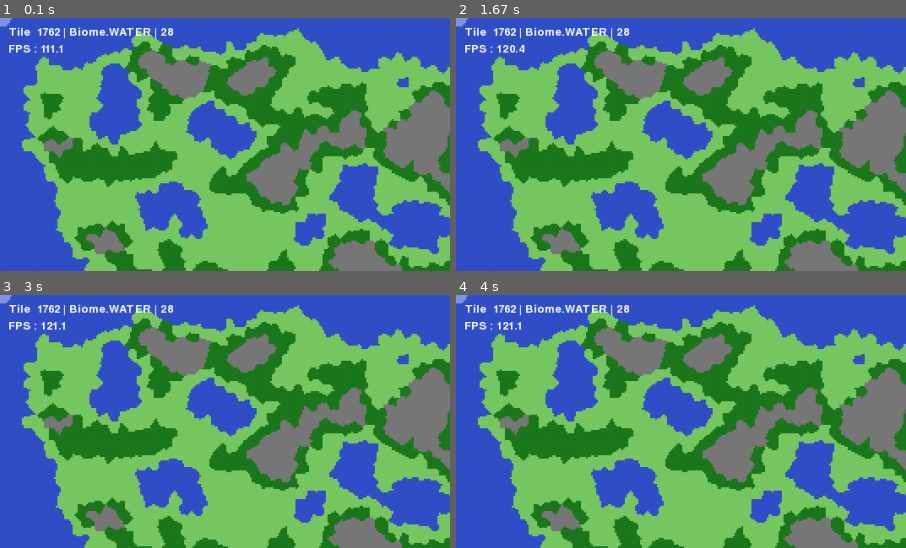
Above: before the commit, frames 1-4 (two rows, left to right).
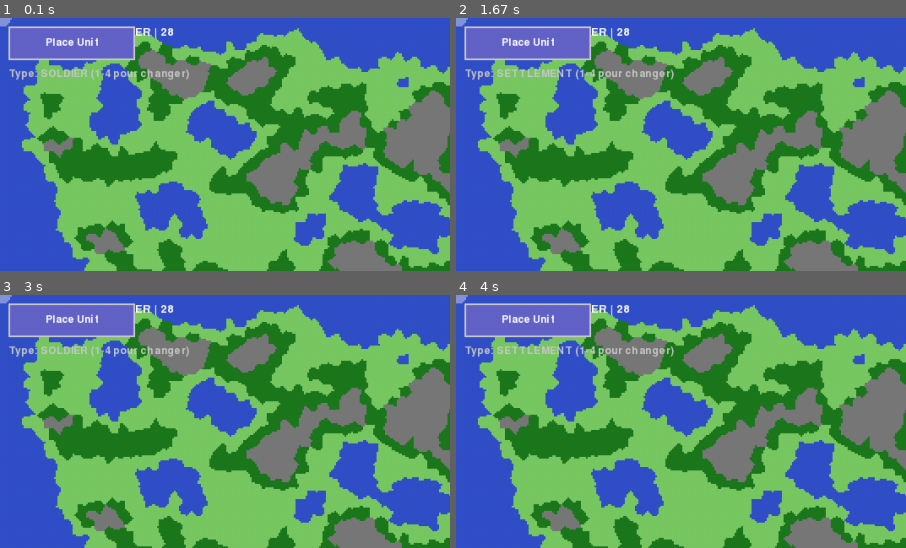
Above: after the commit, the same moments.

Repository: capdevillex/proj_info
Game: pygame game, started from run_project.py
The game is run twice, just before and just after one commit, with the same random seed, the same clock (stepped at 60 frames per second) and the same inputs.
Inputs:
- Up to frame 1 (0.1 s): no input
- Up to frame 2 (1.67 s): hold D 0.33-0.8 s; tap 1 at 0.83 s; tap 2 at 1.17 s; tap 4 at 1.5 s
- Up to frame 3 (3 s): tap 1 at 1.83 s; tap 3 at 2.17 s; hold 1 2.5-2.97 s; hold D 2.5-2.97 s
- Up to frame 4 (4 s): hold 2 3-3.47 s; hold D 3-3.47 s; tap 3 at 3.5 s; tap 4 at 3.83 s
The pictures show only the part of the screen within x 0-50%, y 0-50%; the shares and areas given below are measured in that part.

The runs differ from the first frame. In frame 1, 4.4% of the frame differs, in the area x 1-42%, y 3-25%; in frame 2, 4.6%; in frame 3, 4.4%; in frame 4, 4.6%, in the area x 1-49%, y 3-25%.

Commit message:
ajout d'unité possible

Diff:
--- a/ui/main_v2.py
+++ b/ui/main_v2.py
@@ -3,6 +3,7 @@
 
 from world.map import Map
 from world.biome import Biome
+from world.unit import Unit, UnitType  # NOUVEAU : imports pour les unités
 from ui.camera import Camera, world_to_screen, screen_to_world
 from ui.renderer import RenderPipeline
 
@@ -26,8 +27,18 @@
     Biome.MOUNTAIN: (120, 120, 120),
 }
 
+# NOUVEAU : Configuration du bouton
+BUTTON_WIDTH = 150
+BUTTON_HEIGHT = 40
+BUTTON_X = 10
+BUTTON_Y = 10
+BUTTON_COLOR = (100, 100, 200)
+BUTTON_HOVER_COLOR = (150, 150, 255)
+BUTTON_ACTIVE_COLOR = (255, 100, 100)
+
 pygame.init()
 font = pygame.font.SysFont(None, 20)
+button_font = pygame.font.SysFont(None, 18)  # NOUVEAU : police pour le bouton
 
 
 # -------------------------
@@ -69,6 +80,54 @@
     return None
 
 
+# NOUVEAU : Classe pour le bouton de placement d'unités
+class UnitPlacementButton:
+    """
+    Bouton UI pour activer/désactiver le mode placement d'unités.
+
+    Le bouton affiche :
+    - "Place Unit" en bleu normal quand le mode est désactivé
+    - "Place Unit (ON)" en rouge quand le mode est activé
+    """
+
+    def __init__(self, x, y, width, height):
+        self.rect = pygame.Rect(x, y, width, height)
+        self.is_active = False
+        self.is_hovered = False
+
+    def update(self, mouse_pos):
+        """Met à jour l'état du bouton (survol)"""
+        self.is_hovered = self.rect.collidepoint(mouse_pos)
+
+    def is_clicked(self, mouse_pos):
+        """Retourne True si le bouton est cliqué"""
+        return self.rect.collidepoint(mouse_pos)
+
+    def toggle(self):
+        """Active/désactive le mode placement"""
+        self.is_active = not self.is_active
+
+    def draw(self, screen):
+        """Dessine le bouton à l'écran"""
+        # Couleur du bouton selon l'état
+        if self.is_active:
+            color = BUTTON_ACTIVE_COLOR  # Rouge si actif
+        elif self.is_hovered:
+            color = BUTTON_HOVER_COLOR   # Bleu clair si survolé
+        else:
+            color = BUTTON_COLOR         # Bleu normal
+
+        # Dessiner le rectangle du bouton
+        pygame.draw.rect(screen, color, self.rect)
+        pygame.draw.rect(screen, (200, 200, 200), self.rect, 2)  # Bordure
+
+        # Texte du bouton
+        text_str = "Place Unit (ON)" if self.is_active else "Place Unit"
+        text_surface = button_font.render(text_str, True, (255, 255, 255))
+        text_rect = text_surface.get_rect(center=self.rect.center)
+        screen.blit(text_surface, text_rect)
+
+
 # -------------------------
 # 🚀 MAIN
 # -------------------------
@@ -83,6 +142,12 @@
 
     camera = Camera()
     renderer = RenderPipeline(font, BIOME_COLORS)
+
+    # NOUVEAU : Créer le bouton de placement
+    placement_button = UnitPlacementButton(BUTTON_X, BUTTON_Y, BUTTON_WIDTH, BUTTON_HEIGHT)
+
+    # NOUVEAU : Type d'unité à placer par défaut
+    selected_unit_type = UnitType.SOLDIER
 
     running = True
 
@@ -107,17 +172,70 @@
                 if event.key == pygame.K_c:
                     renderer.show_centers = not renderer.show_centers
 
+                # NOUVEAU : Touches pour changer le type d'unité
+                if event.key == pygame.K_1:
+                    selected_unit_type = UnitType.SOLDIER
+                    print("Type sélectionné : SOLDIER")
+                if event.key == pygame.K_2:
+                    selected_unit_type = UnitType.CAVALRY
+                    print("Type sélectionné : CAVALRY")
+                if event.key == pygame.K_3:
+                    selected_unit_type = UnitType.ARCHER
+                    print("Type sélectionné : ARCHER")
+                if event.key == pygame.K_4:
+                    selected_unit_type = UnitType.SETTLEMENT
+                    print("Type sélectionné : SETTLEMENT")
+
             if event.type == pygame.MOUSEWHEEL:
                 camera.apply_zoom(pygame.mouse.get_pos(), event.y)
+
+            # NOUVEAU : Détection du clic sur le bouton
+            if event.type == pygame.MOUSEBUTTONDOWN:
+                if event.button == 1:  # Clic gauche
+                    mouse_pos = pygame.mouse.get_pos()
+
+                    # Vérifier si le bouton est cliqué
+                    if placement_button.is_clicked(mouse_pos):
+                        placement_button.toggle()
+                        status = "ACTIVÉ" if placement_button.is_active else "DÉSACTIVÉ"
+                        print(f"Mode placement {status}")
+
+                    # NOUVEAU : Si en mode placement et clic sur une tuile
+                    elif placement_button.is_active:
+                        hovered_tile = get_hovered_tile(game_map, camera, tile_size)
+                        if hovered_tile:
+                            # Créer et ajouter une unité
+                            unit = Unit(
+                                tile_id=hovered_tile.id,
+                                unit_type=selected_unit_type,
+                                owner=0
+                            )
+                            hovered_tile.add_unit(unit)
+                            print(f"✅ Unité placée sur tuile {hovered_tile.id} : {unit}")
 
         # -------- UPDATE --------
         camera.update(dt, game_map, tile_size, window_w, window_h)
         hovered_tile = get_hovered_tile(game_map, camera, tile_size)
 
+        # NOUVEAU : Mettre à jour l'état du bouton (survol)
+        mouse_pos = pygame.mouse.get_pos()
+        placement_button.update(mouse_pos)
+
         # -------- RENDER --------
         screen.fill((0, 0, 0))
         renderer.render(screen, game_map, camera, tile_size, hovered_tile, dt)
 
+        # NOUVEAU : Dessiner le bouton
+        placement_button.draw(screen)
+
+        # NOUVEAU : Afficher le type d'unité sélectionné
+        unit_type_text = button_font.render(
+            f"Type: {selected_unit_type.name} (1-4 pour changer)",
+            True,
+            (200, 200, 200)
+        )
+        screen.blit(unit_type_text, (BUTTON_X, BUTTON_Y + BUTTON_HEIGHT + 10))
+
         pygame.display.flip()
 
     pygame.quit()
--- a/ui/renderer.py
+++ b/ui/renderer.py
@@ -95,9 +95,57 @@
 
         return surface, (min_x * tile_size, min_y * tile_size)
 
+    # ========== NOUVEAU : Méthode pour dessiner les unités ==========
+    def render_units(self, screen, game_map, cam, tile_size):
+        """
+        Dessine toutes les unités de la carte.
+
+        Pour chaque tuile, dessine les unités comme des cercles colorés
+        au-dessus du centre de la tuile.
+
+        Args:
+            screen: Surface pygame du rendu
+            game_map: La carte avec toutes les tuiles
+            cam: Caméra (pour les transformations de coordonnées)
+            tile_size: Taille d'une tuile en pixels
+        """
+        for tile in game_map.tiles.values():
+            # Si la tuile n'a pas d'unités, on saute
+            if not tile.has_units():
+                continue
+
+            # Position du centre de la tuile en coordonnées monde
+            tile_center_x, tile_center_y = tile.center
+            world_x = tile_center_x * tile_size
+            world_y = tile_center_y * tile_size
+
+            # Convertir en coordonnées écran
+            screen_x, screen_y = world_to_screen(world_x, world_y, cam.x, cam.y, cam.zoom)
+
+            # Dessiner chaque unité sur cette tuile
+            for i, unit in enumerate(tile.units):
+                # Décaler légèrement chaque unité si plusieurs sur la même tuile
+                offset = (i - len(tile.units) / 2) * 12 * cam.zoom
+                unit_screen_x = screen_x + offset
+                unit_screen_y = screen_y
+
+                # Récupérer la couleur et la taille de l'unité
+                color = unit.get_color()
+                size = int(unit.get_size() * cam.zoom)
+
+                # Dessiner l'unité comme un cercle
+                pygame.draw.circle(screen, color, (int(unit_screen_x), int(unit_screen_y)), max(2, size))
+
+                # Ajouter une bordure blanche pour mieux voir
+                pygame.draw.circle(screen, (255, 255, 255), (int(unit_screen_x), int(unit_screen_y)), max(2, size), 1)
+
     def render(self, screen, game_map, cam, tile_size, hovered_tile, dt):
         self.render_world(screen, game_map, cam, tile_size)
         self.render_overlay(screen, game_map, cam, tile_size, hovered_tile)
+
+        # NOUVEAU : Dessiner les unités
+        self.render_units(screen, game_map, cam, tile_size)
+
         self.render_ui(screen, hovered_tile, dt)
 
     def render_world(self, screen, game_map, cam, tile_size):
@@ -187,12 +235,24 @@
 
     def render_ui(self, screen, hovered_tile, dt):
         if hovered_tile:
+            # Afficher les infos de la tuile
             text_info = self.font.render(
                 f"Tile {hovered_tile.id:>5} | {hovered_tile.biome:>7} | {hovered_tile.area}",
                 True,
                 (255, 255, 255),
             )
             screen.blit(text_info, (10, 10))
+
+            # NOUVEAU : Afficher le nombre d'unités
+            units_count = len(hovered_tile.units)
+            if units_count > 0:
+                units_text = self.font.render(
+                    f"Units: {units_count}",
+                    True,
+                    (200, 255, 200),
+                )
+                screen.blit(units_text, (10, 50))
+
             self.fps = (self.fps * 0.85) + (1 / dt * (1 - 0.85))
             text_FPS = self.font.render(
                 f"FPS : {self.fps:.1f}",
--- a/world/map.py
+++ b/world/map.py
@@ -61,6 +61,7 @@
 from utils.noise import perlin_noise
 from world.biome import Biome
 
+from world.unit import Unit
 
 VORONOI_AREA_CORRECTION = 1.556  # facteur de correction empirique
 
@@ -80,6 +81,8 @@
         area (int): Nombre total de cellules (surface).
         neighbors (Set[int]): Ensemble des IDs des tuiles adjacentes.
         biome (Biome): Type de terrain dominant assigné à la tuile.
+
+        units (List[Unit]): NOUVEAU - Liste des unités présentes sur cette tuile
     """
 
     def __init__(self, id_, cells):
@@ -90,6 +93,9 @@
         self.neighbors = set()
         self.biome = Biome.BLANK
 
+        # NOUVEAU : initialiser la liste d'unités vide
+        self.units = []
+
     def _compute_center(self):
         """
         Calcule le centre de masse moyen de la tuile.
@@ -101,6 +107,147 @@
         y = sum(c[1] + 0.5 for c in self.cells) / len(self.cells)
         return (x, y)
 
+    # ========== NOUVELLES MÉTHODES POUR GÉRER LES UNITÉS ==========
+
+    def add_unit(self, unit):
+        """
+        Ajoute une unité à cette tuile.
+
+        Args:
+            unit (Unit): L'unité à ajouter
+
+        Exemple :
+            tile = game_map.tiles[5]
+            unit = Unit(tile_id=5, unit_type=UnitType.SOLDIER)
+            tile.add_unit(unit)
+        """
+        if unit not in self.units:
+            self.units.append(unit)
+            unit.tile_id = self.id  # S'assurer que l'unité sait sur quelle tuile elle est
+
+
+    def remove_unit(self, unit):
+        """
+        Retire une unité de cette tuile.
+
+        Args:
+            unit (Unit): L'unité à retirer
+
+        Retour :
+            bool : True si l'unité a été trouvée et retirée, False sinon
+
+        Exemple :
+            if tile.remove_unit(unit):
+                print("Unité retirée")
+        """
+        if unit in self.units:
+            self.units.remove(unit)
+            return True
+        return False
+
+
+    def remove_unit_by_id(self, unit_id):
+        """
+        Retire une unité par son ID.
+
+        Args:
+            unit_id (int): L'ID de l'unité à retirer
+
+        Retour :
+            Unit : L'unité retirée, ou None si non trouvée
+
+        Exemple :
+            removed = tile.remove_unit_by_id(5)
+            if removed:
+                print(f"Unité {removed.id} retirée")
+        """
+        for unit in self.units[:]:  # Copie pour éviter les problèmes lors de la modification
+            if unit.id == unit_id:
+                self.units.remove(unit)
+                return unit
+        return None
+
+
+    def get_units(self):
+        """
+        Retourne la liste des unités sur cette tuile.
+
+        Retour :
+            List[Unit] : Liste des unités
+
+        Exemple :
+            units = tile.get_units()
+            for unit in units:
+                print(unit)
+        """
+        return self.units.copy()  # Retourner une copie pour éviter les modifications externes
+
+
+    def get_unit_by_id(self, unit_id):
+        """
+        Trouve une unité par son ID sur cette tuile.
+
+        Args:
+            unit_id (int): L'ID de l'unité à chercher
+
+        Retour :
+            Unit : L'unité trouvée, ou None si non trouvée
+
+        Exemple :
+            unit = tile.get_unit_by_id(5)
+            if unit:
+                print(f"Trouvée : {unit}")
+        """
+        for unit in self.units:
+            if unit.id == unit_id:
+                return unit
+        return None
+
+
+    def has_units(self):
+        """
+        Vérifie si la tuile a des unités.
+
+        Retour :
+            bool : True si au moins une unité est présente
+
+        Exemple :
+            if tile.has_units():
+                print(f"Cette tuile a {len(tile.units)} unité(s)")
+        """
+        return len(self.units) > 0
+
+
+    def get_units_by_owner(self, owner):
+        """
+        Récupère toutes les unités d'un propriétaire sur cette tuile.
+
+        Args:
+            owner (int): L'ID du propriétaire
+
+        Retour :
+            List[Unit] : Les unités du propriétaire
+
+        Exemple :
+            units_joueur_0 = tile.get_units_by_owner(0)
+        """
+        return [unit for unit in self.units if unit.owner == owner]
+
+
+    def clear_units(self):
+        """
+        Retire toutes les unités de cette tuile.
+
+        """
+        removed = self.units.copy()
+        self.units.clear()
+        return removed
+
+
+    def __repr__(self):
+        """Représentation textuelle de la tuile"""
+        units_str = f", {len(self.units)} unit(s)" if self.units else ""
+        return f"Tile(id={self.id}, biome={self.biome.name}, area={self.area}{units_str})"
 
 class Map:
     """
@@ -137,6 +284,10 @@
         self.tiles: Dict[int, Tile] = {}
 
         self._generate()
+
+
+
+
 
     def serialize(self):
         """
--- /dev/null
+++ b/world/unit.py
@@ -0,0 +1,83 @@
+"""
+Module de gestion des unités dans le jeu.
+
+Les unités sont des entités placées sur les tuiles de la carte.
+Elles représentent des éléments du gameplay (soldats, villes, etc.)
+"""
+
+from enum import Enum
+
+
+class UnitType(Enum):
+    """Types d'unités disponibles"""
+    SOLDIER = 1
+    CAVALRY = 2
+    ARCHER = 3
+    SETTLEMENT = 4
+
+
+class Unit:
+    """
+    Représente une unité sur la carte.
+
+    Une unité est placée sur une tuile spécifique et a une position
+    relative au centre de la tuile.
+
+    Attributes:
+        id (int): Identifiant unique de l'unité
+        tile_id (int): ID de la tuile sur laquelle l'unité est placée
+        unit_type (UnitType): Type d'unité
+        x (float): Position X relative au centre de la tuile
+        y (float): Position Y relative au centre de la tuile
+        owner (int): ID du propriétaire (joueur) de l'unité
+    """
+
+    # Compteur global pour générer des IDs uniques
+    _unit_counter = 0
+
+    def __init__(self, tile_id, unit_type=UnitType.SOLDIER, owner=0, x=0.0, y=0.0):
+        """
+        Crée une nouvelle unité.
+
+        Args:
+            tile_id (int): ID de la tuile sur laquelle placer l'unité
+            unit_type (UnitType): Type d'unité (par défaut: SOLDIER)
+            owner (int): ID du propriétaire (par défaut: 0)
+            x (float): Position X relative (par défaut: 0, soit le centre)
+            y (float): Position Y relative (par défaut: 0, soit le centre)
+        """
+        Unit._unit_counter += 1
+        self.id = Unit._unit_counter
+        self.tile_id = tile_id
+        self.unit_type = unit_type
+        self.owner = owner
+        self.x = x  # Position relative au centre de la tuile
+        self.y = y  # Position relative au centre de la tuile
+
+    def __repr__(self):
+        """Représentation textuelle de l'unité"""
+        return f"Unit(id={self.id}, tile_id={self.tile_id}, type={self.unit_type.name}, owner={self.owner})"
+
+    def get_color(self):
+
+        #Retourne la couleur à utiliser pour dessiner l'unité.
+
+        colors = {
+            UnitType.SOLDIER: (255, 100, 100),      # Rouge
+            UnitType.CAVALRY: (100, 200, 255),      # Bleu
+            UnitType.ARCHER: (255, 200, 100),       # Orange
+            UnitType.SETTLEMENT: (255, 255, 100),   # Jaune
+        }
+        return colors.get(self.unit_type, (200, 200, 200))  # Gris par défaut
+
+    def get_size(self):
+
+        #Retourne la taille (rayon) à utiliser pour dessiner l'unité.
+
+        sizes = {
+            UnitType.SOLDIER: 4,
+            UnitType.CAVALRY: 6,
+            UnitType.ARCHER: 4,
+            UnitType.SETTLEMENT: 8,
+        }
+        return sizes.get(self.unit_type, 5)
